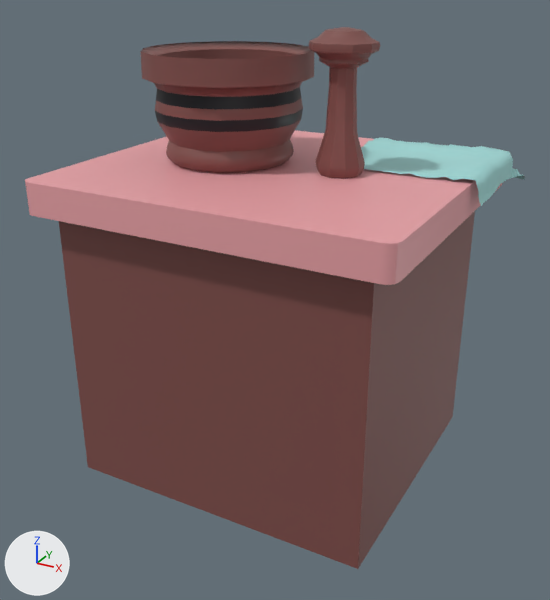
Before and after pictures for a commit that changed the FBX model Assets/Meshes/Counters/BancadaAmassar 1.fbx.
Camera for both pictures: a 50 mm camera at (1.76, -3.26, 2.51) aimed at (0.02, -0.09, 0.92). Arrows for +X, +Y and +Z are at lower left; the lights stay in place. Where no turn or scale is listed for an object, it has been applied to the vertices. Vertices at the same position are counted once.
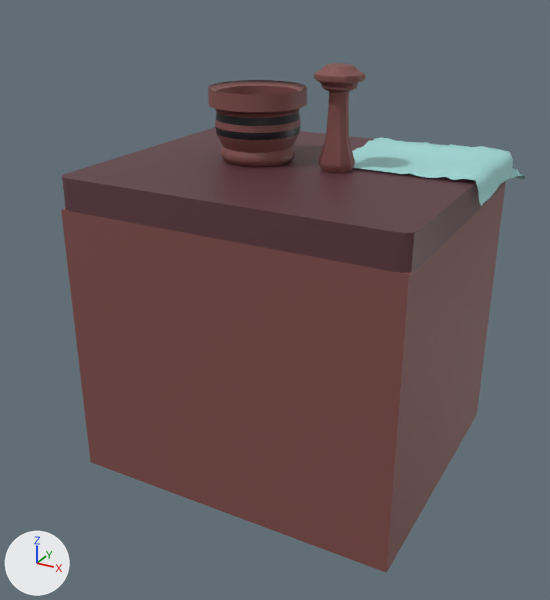
The newer file is also turned or shifted as a whole; pictures and numbers use the older file's frame.

Location of each change, (x1, y1, x2, y2) in pixels of the pictures (550 x 600 px):
'Cube.024', reshaped (7% narrower): before (25, 130, 525, 569); after (61, 127, 525, 573)
'Cube.003', moved, rescaled (43% narrower, 34% shorter): before (141, 41, 314, 173); after (208, 80, 307, 167)
'Cube.018', moved, rescaled (26% narrower, 27% shorter): before (309, 27, 380, 179); after (314, 63, 366, 173)
part 1 of me_cube_038, cut back: before (59, 211, 475, 569); after (61, 185, 505, 573)
part 2 of me_cube_038, surface changed (pink to brown): before (25, 130, 502, 285); after (62, 127, 505, 273)

The change in detail:
me_cube_038 is used by ob_cube_024; location (0.0, 0.0, 0.0).
me_cube_038 had 558 vertices, 503 faces and spanned x -0.92..1.01, y -0.83..0.89, z 0.0..1.64.
me_cube_038 now has 558 vertices, 499 faces and spans x -0.82..1.01, y -0.69..0.89, z 0.0..1.64.
Part 1, on me_cube_038:
5 faces are deleted.
8 vertices in x -0.92..-0.86, y -0.83..-0.77, z 1.45..1.61 move by (0.1, 0.14, 0.0).
8 vertices in x -0.92..-0.86, y 0.77..0.82, z 1.45..1.61 move by (0.1, 0.0, 0.0).
5 vertices in x 0.87..0.91, y -0.82..-0.79, z 1.45..1.61 move by (0.01, 0.14, 0.0).
4 vertices in x 0.89..0.91, y 0.8..0.82, z 1.45..1.6 move by (0.01, 0.0, 0.0).
4 vertices in x 0.0, y 0.62..0.67, z 0.09..1.36 move by (0.05, 0.1, 0.0).
4 vertices in x -0.64..-0.54, y 0.6, z 0.62..0.82 move by (0.0, 0.09, 0.0).
41 vertices move from x -0.87..0.91, y -0.83..0.82, z 0.0..1.61 to x -0.82..0.93, y -0.69..0.82, z 0.0..1.61.
1 new face joins them.
me_cube_038 part 2: 17 kept faces spanning x -0.82..0.93, y -0.69..0.82, z 1.45..1.61 get new texture (UV) coordinates.
Object 'Cube.018' (ob_cube_018) moves from (0.318, 0.0, 1.607) to (0.27, 0.069, 1.607).
Object 'Cube.018' (ob_cube_018) is rescaled from (1.33, 1.33, 1.33) to (1.0, 1.0, 1.0).
Object 'Cube.003' (ob_cube_003) moves from (-0.291, 0.0, 1.61) to (-0.168, 0.069, 1.61).
Object 'Cube.003' (ob_cube_003) is rescaled from (1.7, 1.5, 1.7) to (1.0, 1.0, 1.0).
